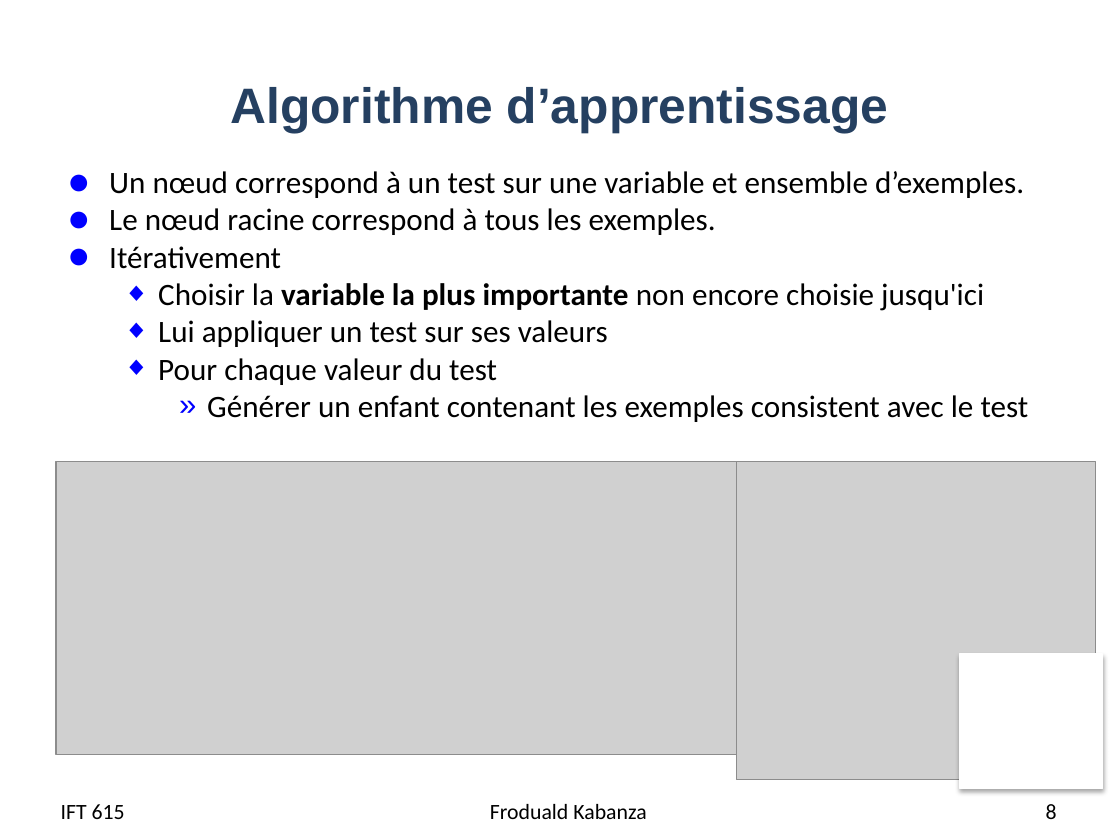
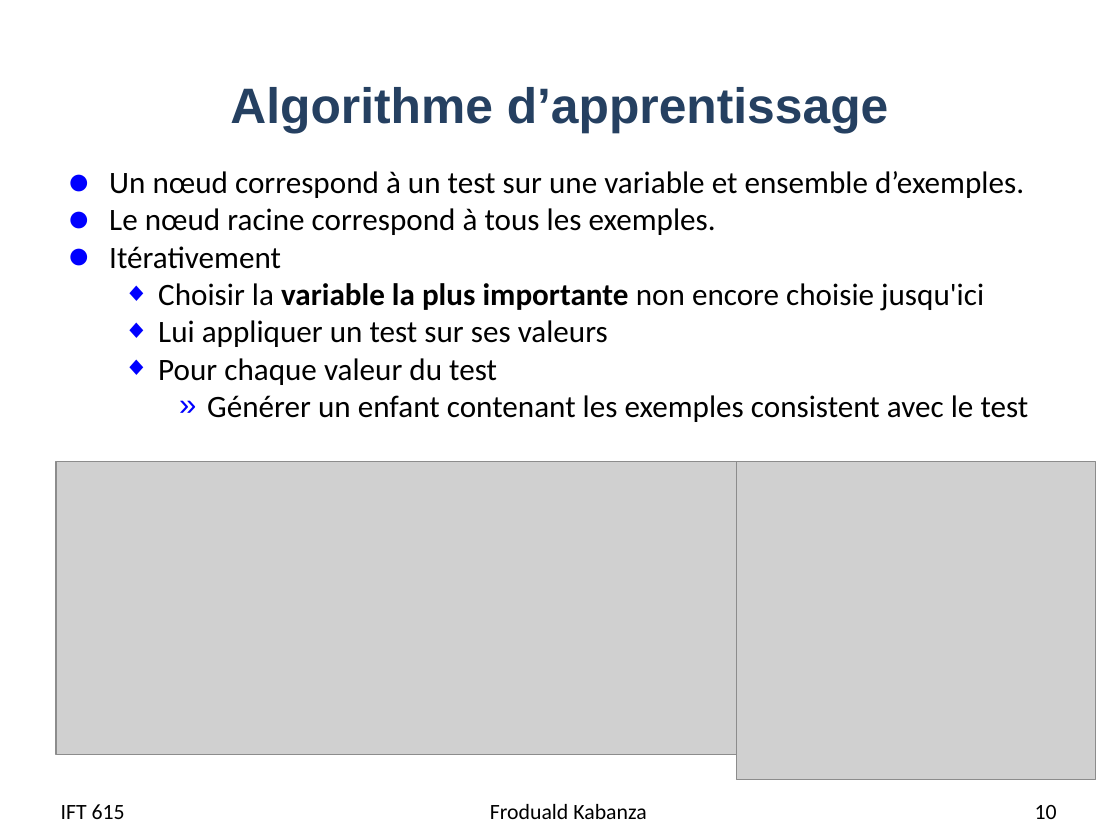
Before and after one commit to djeffkanda/djeffkanda.github.io, a slide deck: slide 10 of ift/assets/slides/ift615-08-Apprentissage avec des arbres de decision.pptx (slide 8 before the commit). Drawn at 1120x840 pixels with LibreOffice and Linux fonts; fonts in the diff are those of the drawing; grey boxes stand for pictures. Boxes give left, top, right and bottom in pixels: in the first picture for what was removed or moved away, otherwise in the second. Text is boxed around its words. In the diff, an @@ line names an element or a change of style, - is before the commit and + after.

```diff
--- a/ift/assets/slides/ift615-08-Apprentissage avec des arbres de decision.pptx
+++ b/ift/assets/slides/ift615-08-Apprentissage avec des arbres de decision.pptx
@@ rectangle removed at [960, 654, 1103, 788] @@
@@ page number at [1035, 805, 1057, 819]: text changed @@
-8
+10
```
Also in this commit, not shown: 7 other slides changed, 1 other file.
